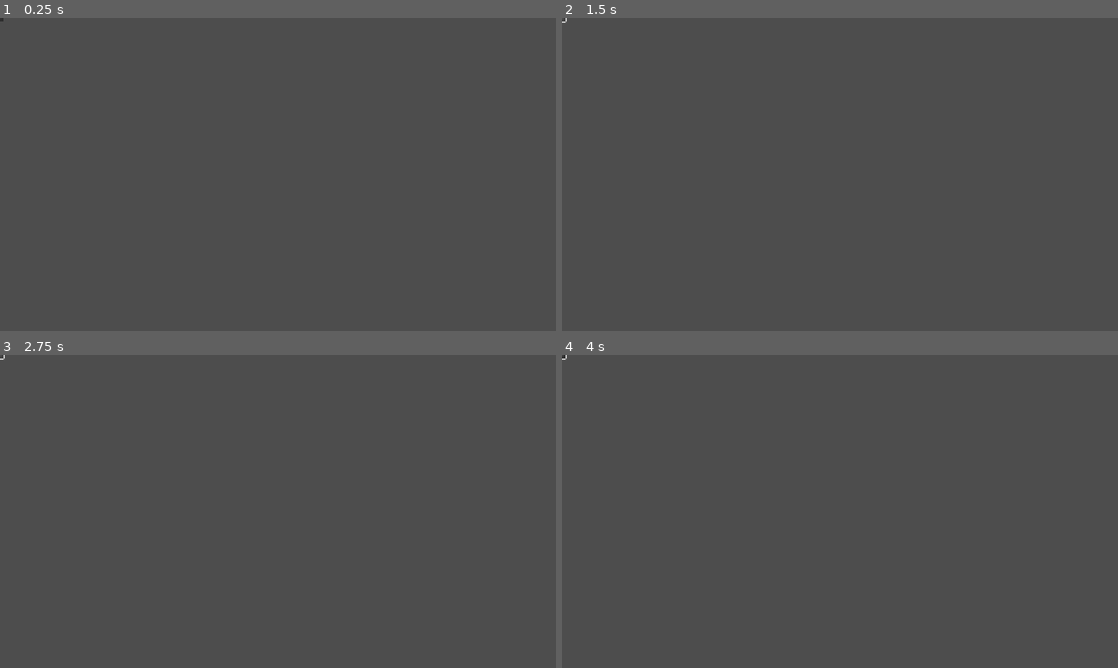
Above: before the commit, frames 1-4 (two rows, left to right).
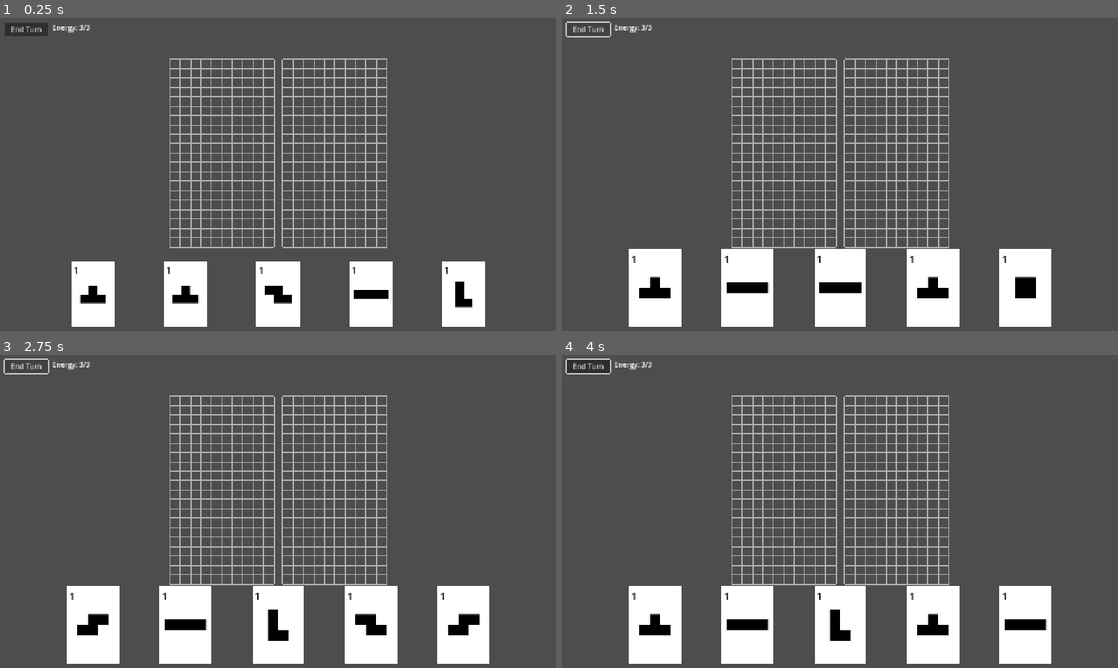
Above: after the commit, the same moments.

Repository: dBinet/SquirrelAttack
Game: Godot game, scene res://scenes/Main.tscn
Same seed, same stepped clock (60 frames per second), same inputs: the game is played once before the commit and once after it.
Inputs (mouse positions are in pixels of both pictures, inside the frame that each line leads up to; where the layout moved, square brackets give the same spot in the first picture):
- Up to frame 1 (0.25 s): no input
- Up to frame 2 (1.5 s): click (589, 30) [562, 21] at 0.5 s; click (589, 30) [562, 21] at 1.25 s
- Up to frame 3 (2.75 s): click (27, 367) [0, 358] at 2 s
- Up to frame 4 (4 s): tap Enter at 2.75 s; move the mouse to (962, 495) at 2.77 s; click (962, 495) at 2.92 s; tap Space at 3.5 s; drag from (728, 527) to (812, 574) at 3.52 s

The runs differ from the first frame. In frame 1, 14% of the frame differs, in the area x 0-88%, y 0-99%; in frame 2, 17%; in frame 3, 17%; in frame 4, 17%.
Error before the commit: Parse Error: Could not parse global class "Grid" from "res://scripts/Grid.gd". (res://scripts/Main.gd:5)

Commit message:
Fix nested typed array usage

Diff:
--- a/scripts/Grid.gd
+++ b/scripts/Grid.gd
@@ -22,7 +22,7 @@
             if grid is Grid:
                 grid.queue_redraw()
 
-var cells: Array[Array[bool]] = []
+var cells: Array = []
 var preview_cells: Array[Vector2i] = []
 
 func _get_piece_indices(card: Node) -> Array[Vector2i]:
